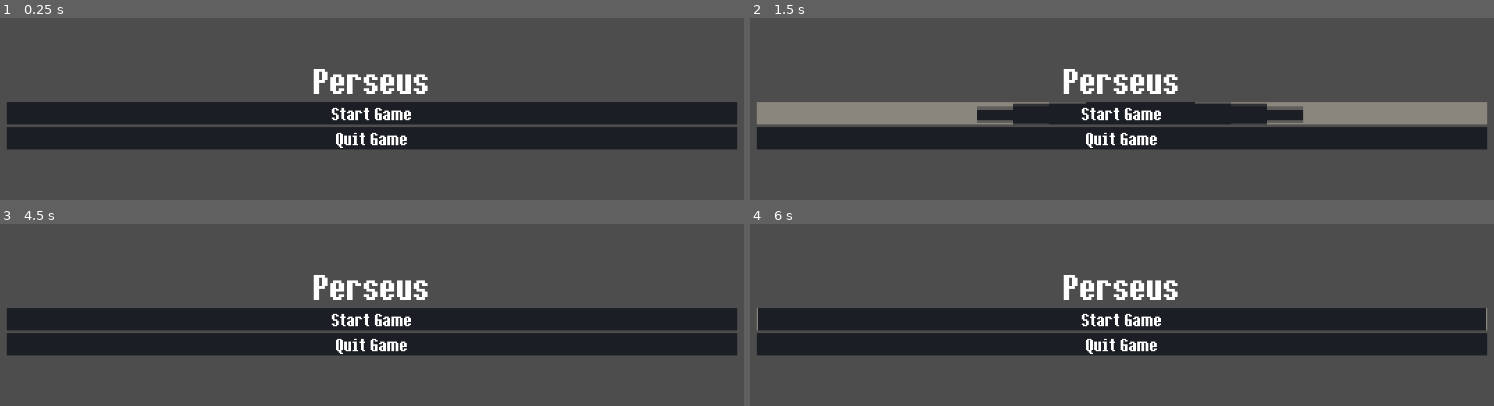
Above: before the commit, frames 1-4 (two rows, left to right).
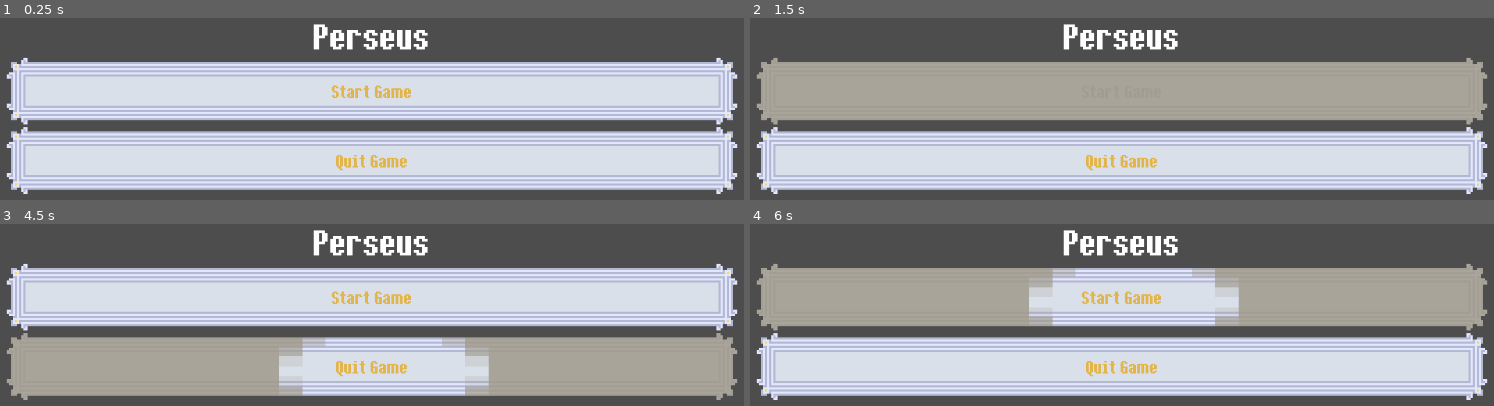
Above: after the commit, the same moments.

Repository: NicoUnd/cam-game-jam-26-repo
Game: Godot game, scene res://scenes/ui/main_menu.tscn
The game is run twice, just before and just after one commit, with the same random seed, the same clock (stepped at 60 frames per second) and the same inputs. This scene is started directly instead of the project's main scene.
Inputs (mouse positions are in pixels of both pictures, inside the frame that each line leads up to):
- Up to frame 1 (0.25 s): no input
- Up to frame 2 (1.5 s): click (1122, 112) at 0.52 s; tap Enter (ui_accept) at 1.25 s; move the mouse to (1300, 81) at 1.27 s; hold D (right) from 1.28 s (still down); tap Shift (Dash) at 1.35 s
- Up to frame 3 (4.5 s): tap Enter (ui_accept) at 1.52, 2.27, 2.75, 3.5, 3.77, 4.25 s; move the mouse to (208, 333) at 2.02 s; tap E (Petrify) at 2.1, 3.6 s; move the mouse to (outside the picture) at 2.77 s; release D (right) at 2.78 s; hold A (left) 2.78-3.53 s; tap Shift (Dash) at 2.85, 4.35 s; move the mouse to (334, 400) at 3.52 s; hold D (right) from 3.53 s (still down); move the mouse to (610, 378) at 4.27 s
- Up to frame 4 (6 s): tap Enter (ui_accept) at 4.52, 5, 5.27, 5.75 s; move the mouse to (883, 244) at 5.02 s; release D (right) at 5.03 s; hold A (left) 5.03-5.78 s; tap E (Petrify) at 5.1 s; move the mouse to (1159, 311) at 5.77 s; hold D (right) from 5.78 s (still down); tap Shift (Dash) at 5.85 s

The runs differ from the first frame. In frame 1, 68% of the frame differs, in the area x 0-100%, y 3-97%; in frame 2, 66%; in frame 3, 68%; in frame 4, 68%.

Commit message:
stuff for menu

Diff:
--- a/scenes/ui/main_menu.tscn
+++ b/scenes/ui/main_menu.tscn
@@ -3,9 +3,9 @@
 [ext_resource type="FontFile" uid="uid://bekfx0qjolqss" path="res://assets/fonts/ithaca-font/Ithaca-LVB75.ttf" id="1_sl1te"]
 [ext_resource type="Shader" uid="uid://ktmwyg86ce11" path="res://shaders/petrification.gdshader" id="2_1g8jr"]
 [ext_resource type="Script" uid="uid://bdx36qttw3ft8" path="res://scripts/button.gd" id="3_m1kxf"]
-[ext_resource type="Texture2D" uid="uid://cf68s2g5ycvyy" path="res://assets/sprites/outside.png" id="4_m1kxf"]
+[ext_resource type="Texture2D" uid="uid://7sjs0o1hpc0c" path="res://assets/sprites/button.png" id="4_m1kxf"]
 
-[sub_resource type="ShaderMaterial" id="ShaderMaterial_1g8jr"]
+[sub_resource type="ShaderMaterial" id="ShaderMaterial_x2yvf"]
 shader = ExtResource("2_1g8jr")
 shader_parameter/progress = 0.0
 shader_parameter/stone_tint = Color(0.62091947, 0.5992716, 0.55412227, 1)
@@ -53,7 +53,7 @@
 horizontal_alignment = 1
 
 [node name="StartButton" type="Control" parent="MarginContainer/VBoxContainer" unique_id=1880642969]
-custom_minimum_size = Vector2(0, 32)
+custom_minimum_size = Vector2(0, 96)
 layout_mode = 2
 script = ExtResource("3_m1kxf")
 
@@ -65,27 +65,28 @@
 grow_horizontal = 2
 grow_vertical = 2
 
-[node name="NinePatchRect" type="NinePatchRect" parent="MarginContainer/VBoxContainer/StartButton" unique_id=1907011162]
-material = SubResource("ShaderMaterial_1g8jr")
+[node name="CanvasGroup" type="CanvasGroup" parent="MarginContainer/VBoxContainer/StartButton" unique_id=1240722414]
+material = SubResource("ShaderMaterial_x2yvf")
+
+[node name="NinePatchRect" type="NinePatchRect" parent="MarginContainer/VBoxContainer/StartButton/CanvasGroup" unique_id=1907011162]
+custom_minimum_size = Vector2(160, 96)
+offset_right = 1052.0
+offset_bottom = 96.0
+size_flags_horizontal = 4
+texture = ExtResource("4_m1kxf")
+patch_margin_left = 30
+patch_margin_top = 30
+patch_margin_right = 30
+patch_margin_bottom = 30
+
+[node name="Label" type="Label" parent="MarginContainer/VBoxContainer/StartButton/CanvasGroup/NinePatchRect" unique_id=1093793844]
 layout_mode = 1
 anchors_preset = 15
 anchor_right = 1.0
 anchor_bottom = 1.0
 grow_horizontal = 2
 grow_vertical = 2
-texture = ExtResource("4_m1kxf")
-patch_margin_left = 3
-patch_margin_top = 3
-patch_margin_right = 3
-patch_margin_bottom = 3
-
-[node name="Label" type="Label" parent="MarginContainer/VBoxContainer/StartButton/NinePatchRect" unique_id=1093793844]
-layout_mode = 1
-anchors_preset = 15
-anchor_right = 1.0
-anchor_bottom = 1.0
-grow_horizontal = 2
-grow_vertical = 2
+theme_override_colors/font_color = Color(0.8901961, 0.7058824, 0.28235295, 1)
 theme_override_fonts/font = ExtResource("1_sl1te")
 theme_override_font_sizes/font_size = 32
 text = "Start Game"
@@ -93,7 +94,7 @@
 vertical_alignment = 1
 
 [node name="QuitButton" type="Control" parent="MarginContainer/VBoxContainer" unique_id=2060320491]
-custom_minimum_size = Vector2(0, 32)
+custom_minimum_size = Vector2(0, 96)
 layout_mode = 2
 script = ExtResource("3_m1kxf")
 
@@ -105,28 +106,27 @@
 grow_horizontal = 2
 grow_vertical = 2
 
-[node name="NinePatchRect" type="NinePatchRect" parent="MarginContainer/VBoxContainer/QuitButton" unique_id=833339433]
+[node name="CanvasGroup" type="CanvasGroup" parent="MarginContainer/VBoxContainer/QuitButton" unique_id=757854140]
 material = SubResource("ShaderMaterial_m1kxf")
+
+[node name="NinePatchRect" type="NinePatchRect" parent="MarginContainer/VBoxContainer/QuitButton/CanvasGroup" unique_id=833339433]
+custom_minimum_size = Vector2(1052, 96)
+offset_right = 1052.0
+offset_bottom = 96.0
+texture = ExtResource("4_m1kxf")
+patch_margin_left = 30
+patch_margin_top = 30
+patch_margin_right = 30
+patch_margin_bottom = 30
+
+[node name="Label" type="Label" parent="MarginContainer/VBoxContainer/QuitButton/CanvasGroup/NinePatchRect" unique_id=1565801519]
 layout_mode = 1
 anchors_preset = 15
 anchor_right = 1.0
 anchor_bottom = 1.0
 grow_horizontal = 2
 grow_vertical = 2
-texture = ExtResource("4_m1kxf")
-region_rect = Rect2(0, 0, 16, 16)
-patch_margin_left = 4
-patch_margin_top = 4
-patch_margin_right = 4
-patch_margin_bottom = 4
-
-[node name="Label" type="Label" parent="MarginContainer/VBoxContainer/QuitButton/NinePatchRect" unique_id=1565801519]
-layout_mode = 1
-anchors_preset = 15
-anchor_right = 1.0
-anchor_bottom = 1.0
-grow_horizontal = 2
-grow_vertical = 2
+theme_override_colors/font_color = Color(0.8901961, 0.7058824, 0.28235295, 1)
 theme_override_fonts/font = ExtResource("1_sl1te")
 theme_override_font_sizes/font_size = 32
 text = "Quit Game"
--- a/scripts/button.gd
+++ b/scripts/button.gd
@@ -1,22 +1,24 @@
 extends Control
 
-@export var _fade_duration: float = 0.8
+# Prioritising encapsulation by keeping variables private but editable in the Inspector.
+# (This is the GDScript equivalent of [SerializeField] private).
+@export var _fade_duration: float = 0.3
 
-@onready var _nine_patch: NinePatchRect = $NinePatchRect
+@onready var _canvas_group: CanvasGroup = $CanvasGroup
 @onready var _interaction_button: TextureButton = $TextureButton
+@onready var _nine_patch: NinePatchRect = $CanvasGroup/NinePatchRect
 
 func _ready() -> void:
-	_nine_patch.material = _nine_patch.material.duplicate()
+	# Duplicate the material on the CanvasGroup so each button is independent
+	_canvas_group.material = _canvas_group.material.duplicate()
 
 	_interaction_button.mouse_entered.connect(_on_mouse_entered)
 	_interaction_button.mouse_exited.connect(_on_mouse_exited)
 
-
-
 func _on_mouse_entered() -> void:
 	var tween = create_tween()
-	tween.tween_property(_nine_patch.material, "shader_parameter/progress", 1, _fade_duration)
+	tween.tween_property(_canvas_group.material, "shader_parameter/progress", 1.0, _fade_duration)
 
 func _on_mouse_exited() -> void:
 	var tween = create_tween()
-	tween.tween_property(_nine_patch.material, "shader_parameter/progress", 0.0, _fade_duration)
+	tween.tween_property(_canvas_group.material, "shader_parameter/progress", 0.0, _fade_duration)
--- a/shaders/petrification.gdshader
+++ b/shaders/petrification.gdshader
@@ -1,4 +1,7 @@
 shader_type canvas_item;
+
+// We explicitly request the screen texture to read the CanvasGroup's backbuffer
+uniform sampler2D screen_texture : hint_screen_texture, repeat_disable, filter_nearest;
 
 uniform float progress : hint_range(0.0, 1.0) = 0.0;
 uniform vec4 stone_tint : source_color = vec4(0.6, 0.6, 0.6, 1.0);
@@ -7,15 +10,20 @@
 uniform vec2 pixel_resolution = vec2(64.0, 16.0);
 
 void fragment() {
-    vec4 tex_color = texture(TEXTURE, UV);
+    // 1. Read the combined children from the backbuffer using SCREEN_UV
+    vec4 tex_color = textureLod(screen_texture, SCREEN_UV, 0.0);
+
+    // 2. Reverse Godot's premultiplied alpha
+    if (tex_color.a > 0.0001) {
+        tex_color.rgb /= tex_color.a;
+    }
 
     // Calculate standard luminance
     float grey = dot(tex_color.rgb, vec3(0.299, 0.587, 0.114));
-
     vec3 final_stone_rgb = mix(vec3(grey), stone_tint.rgb, tint_weight);
     vec4 stone_color = vec4(final_stone_rgb, tex_color.a);
 
-    // Quantise the UV space for the pixel grid
+    // 3. We STILL use the local UV for distance mathematics, NOT the SCREEN_UV
     vec2 discrete_uv = floor(UV * pixel_resolution) / pixel_resolution;
 
     float aspect_ratio = pixel_resolution.x / pixel_resolution.y;
@@ -26,18 +34,15 @@
 
     float dist = distance(adjusted_uv, center);
 
-    // Calculate the distance to the furthest corner dynamically
     float max_radius = length(vec2(0.5 * aspect_ratio, 0.5));
-
-    // CORRECTED DOMAIN MAPPING:
-    // Start slightly wider than the corner, end mathematically past zero.
     float start_radius = max_radius + edge_blur;
     float end_radius = -edge_blur;
     float current_radius = mix(start_radius, end_radius, progress);
 
     float transition_edge = smoothstep(current_radius - edge_blur, current_radius + edge_blur, dist);
-
     float biased_transition = pow(transition_edge, 0.5);
 
-    COLOR = mix(tex_color, stone_color, biased_transition);
+    // 4. Apply the final mix and multiply by Godot's base COLOR to respect node visibility
+    vec4 final_color = mix(tex_color, stone_color, biased_transition);
+    COLOR = final_color * COLOR;
 }
